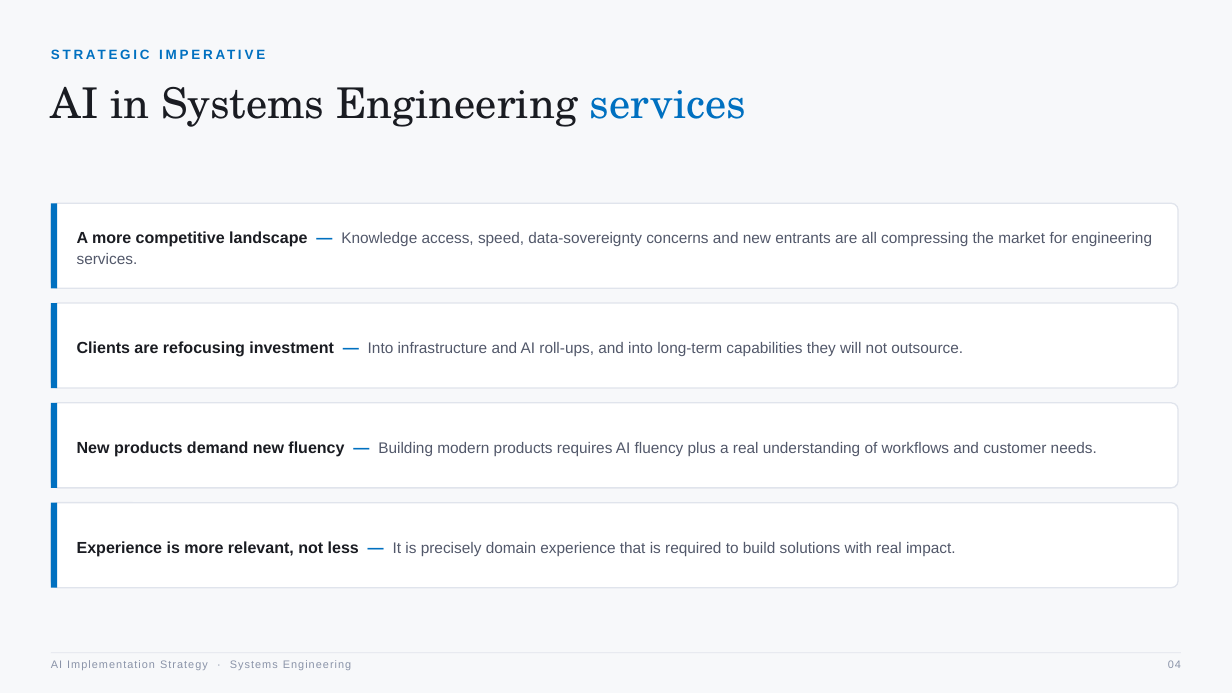
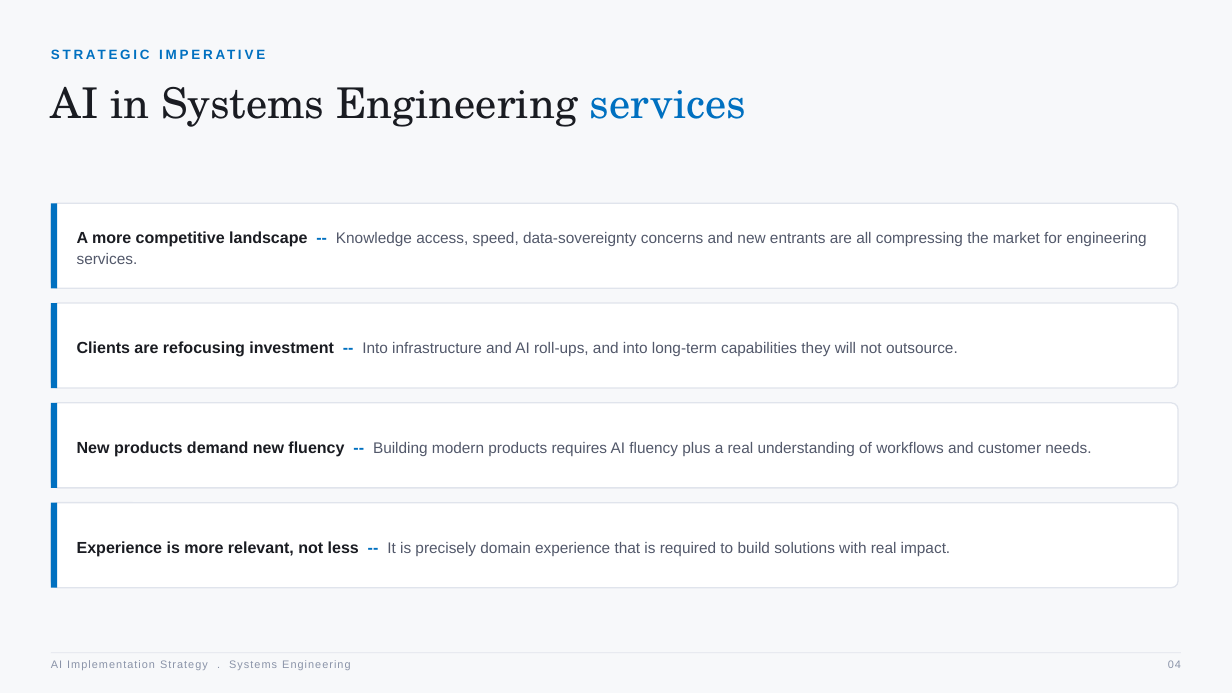
Before and after one commit to betodon96-svg/sai-workflow-app, a slide deck: slide 4 of AI_Implementation_Strategy_SE_Workshop.pptx. Drawn at 1232x693 pixels with LibreOffice and Linux fonts; fonts in the diff are those of the drawing. Boxes give left, top, right and bottom in pixels: in the first picture for what was removed or moved away, otherwise in the second. Text is boxed around its words. In the diff, an @@ line names an element or a change of style, - is before the commit and + after.

```diff
--- a/AI_Implementation_Strategy_SE_Workshop.pptx
+++ b/AI_Implementation_Strategy_SE_Workshop.pptx
@@ text at box(77, 231, 1146, 264): text changed @@
-A more competitive landscape — Knowledge access, speed, data-sovereignty concerns and new entrants are all compressing the market for engineering services.
+A more competitive landscape -- Knowledge access, speed, data-sovereignty concerns and new entrants are all compressing the market for engineering services.
@@ text at box(77, 341, 958, 357): text changed @@
-Clients are refocusing investment — Into infrastructure and AI roll-ups, and into long-term capabilities they will not outsource.
+Clients are refocusing investment -- Into infrastructure and AI roll-ups, and into long-term capabilities they will not outsource.
@@ text at box(77, 441, 1091, 457): text changed @@
-New products demand new fluency — Building modern products requires AI fluency plus a real understanding of workflows and customer needs.
+New products demand new fluency -- Building modern products requires AI fluency plus a real understanding of workflows and customer needs.
@@ text at box(77, 541, 951, 557): text changed @@
-Experience is more relevant, not less — It is precisely domain experience that is required to build solutions with real impact.
+Experience is more relevant, not less -- It is precisely domain experience that is required to build solutions with real impact.
@@ text at box(51, 660, 350, 670): text changed @@
-AI Implementation Strategy · Systems Engineering
+AI Implementation Strategy . Systems Engineering
```
Also in this commit, not shown: 19 other slides changed, 5 slides added, 1 slide removed.
